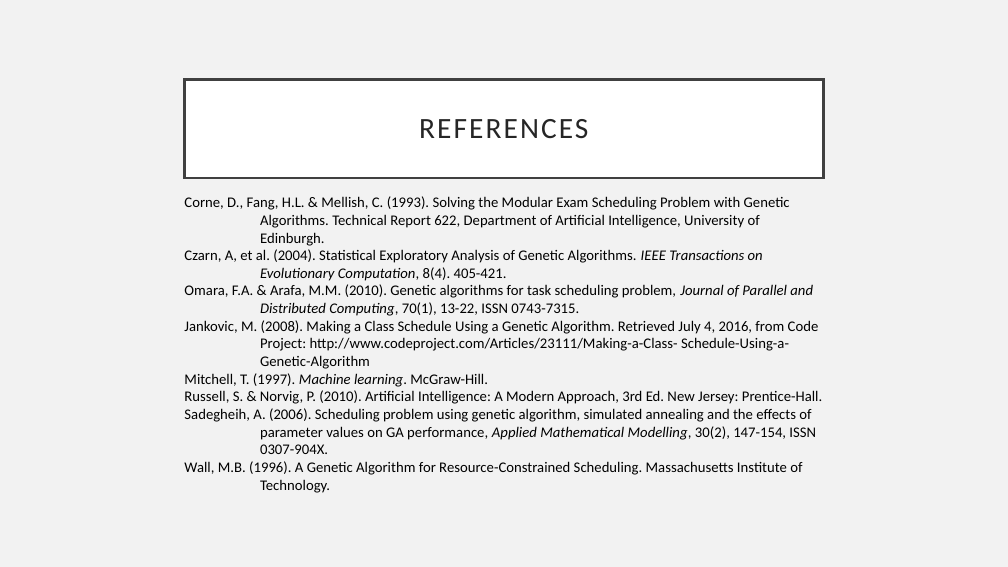
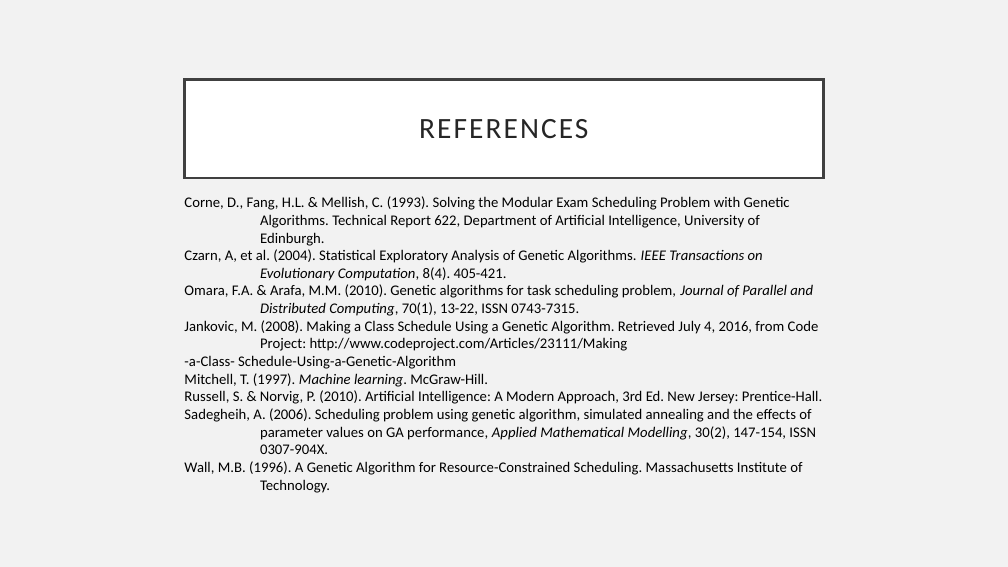
Before and after one commit to JNM-2T17/ActivityScheduler, a slide deck: slide 29 of documentations/CSC755M_FernandezPoblete_Symposium_v2.pptx (slide 26 before the commit). Drawn at 1008x567 pixels with LibreOffice and Linux fonts; fonts in the diff are those of the drawing. Boxes give left, top, right and bottom in pixels: in the first picture for what was removed or moved away, otherwise in the second. Text is boxed around its words. In the diff, an @@ line names an element or a change of style, - is before the commit and + after.

```diff
--- a/documentations/CSC755M_FernandezPoblete_Symposium_v2.pptx
+++ b/documentations/CSC755M_FernandezPoblete_Symposium_v2.pptx
@@ text at [184, 320, 819, 369]: text changed @@
-Jankovic, M. (2008). Making a Class Schedule Using a Genetic Algorithm. Retrieved July 4, 2016, from Code Project: http://www.codeproject.com/Articles/23111/Making-a-Class- Schedule-Using-a-Genetic-Algorithm
+Jankovic, M. (2008). Making a Class Schedule Using a Genetic Algorithm. Retrieved July 4, 2016, from Code Project: http://www.codeproject.com/Articles/23111/Making
+-a-Class- Schedule-Using-a-Genetic-Algorithm
```
Also in this commit, not shown: 3 other slides changed, 4 slides added, 3 other files.
